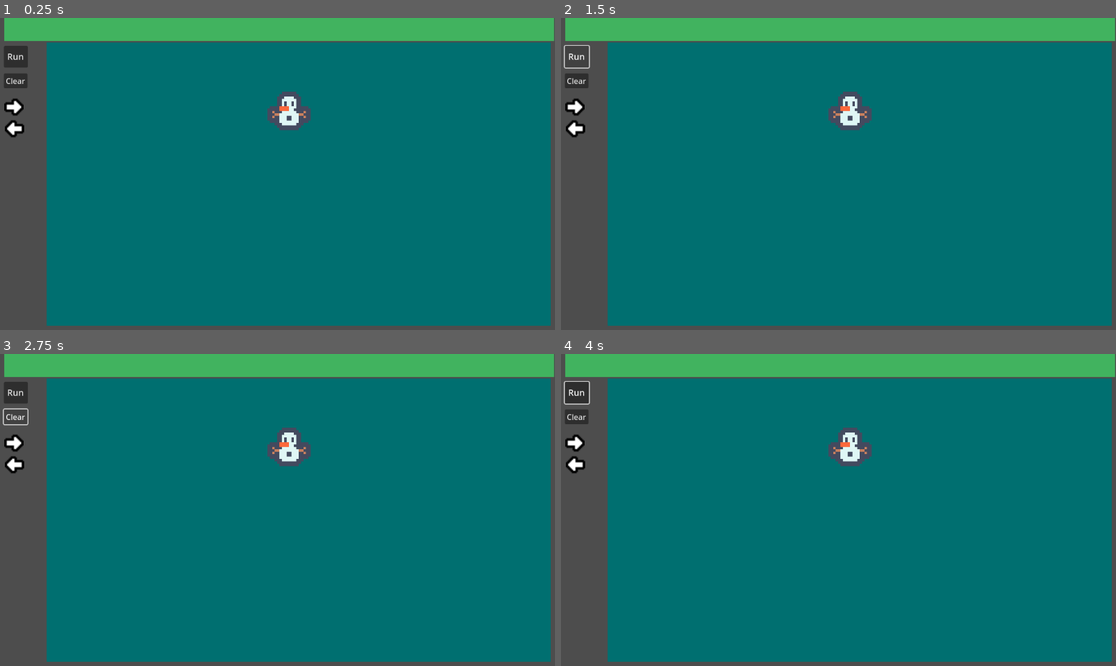
Above: before the commit, frames 1-4 (two rows, left to right).
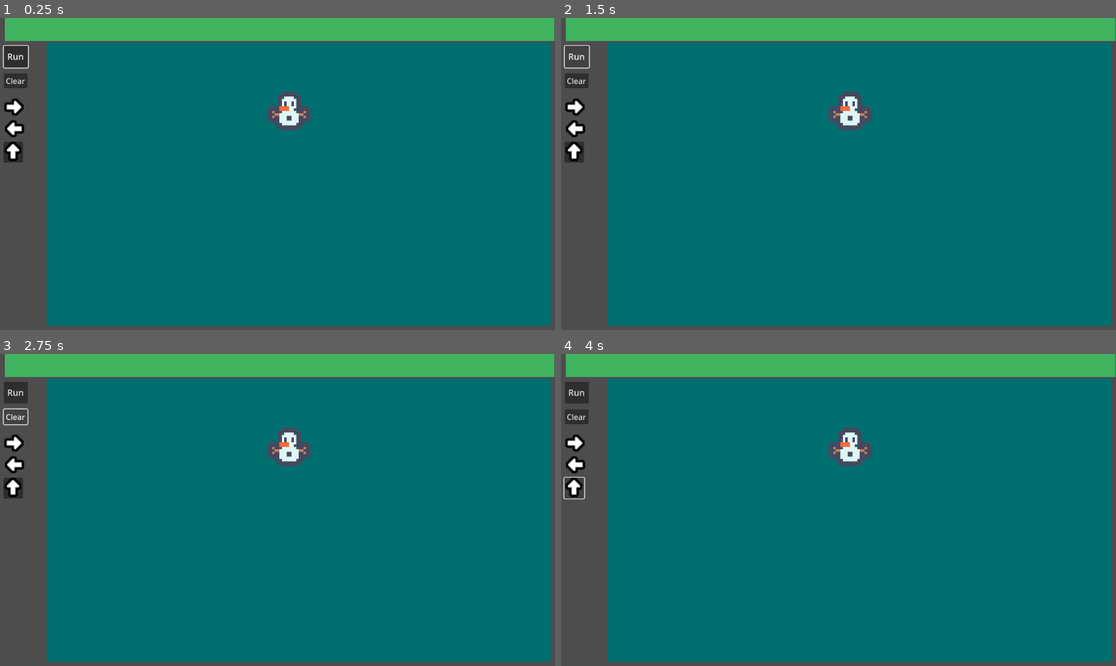
Above: after the commit, the same moments.

Repository: HumaidEbrahim/Arcademia
Game: Godot game, scene res://scenes/TestLevel.tscn
The game is run twice, just before and just after one commit, with the same random seed, the same clock (stepped at 60 frames per second) and the same inputs. Before the commit the project has no main scene; this scene is started directly in both runs.
Inputs (mouse positions are in pixels of both pictures, inside the frame that each line leads up to):
- Up to frame 1 (0.25 s): no input
- Up to frame 2 (1.5 s): click (572, 152) at 0.52 s; click "Run" at 1.25 s
- Up to frame 3 (2.75 s): click "Clear" at 2 s
- Up to frame 4 (4 s): click "Run" at 2.75 s; click (572, 488) at 3.52 s

The runs differ from the first frame. In frame 1, 0.3% of the frame differs, in the area x 0-100%, y 0-47%; in frame 2, 0.2%; in frame 3, 0.2%; in frame 4, 0.3%.

Commit message:
This is for testing
Testing for merge conflicts

Diff:
--- a/arcademia_puzzle_blocks/project.godot
+++ b/arcademia_puzzle_blocks/project.godot
@@ -11,8 +11,37 @@
 [application]
 
 config/name="Arcademia (WE THE GOOD TEAM!)"
+run/main_scene="uid://c0pq6srqqrr8e"
 config/features=PackedStringArray("4.4", "GL Compatibility")
 config/icon="res://icon.svg"
+
+[input]
+
+move_left={
+"deadzone": 0.2,
+"events": [Object(InputEventKey,"resource_local_to_scene":false,"resource_name":"","device":-1,"window_id":0,"alt_pressed":false,"shift_pressed":false,"ctrl_pressed":false,"meta_pressed":false,"pressed":false,"keycode":0,"physical_keycode":4194319,"key_label":0,"unicode":0,"location":0,"echo":false,"script":null)
+]
+}
+move_right={
+"deadzone": 0.2,
+"events": [Object(InputEventKey,"resource_local_to_scene":false,"resource_name":"","device":-1,"window_id":0,"alt_pressed":false,"shift_pressed":false,"ctrl_pressed":false,"meta_pressed":false,"pressed":false,"keycode":0,"physical_keycode":4194321,"key_label":0,"unicode":0,"location":0,"echo":false,"script":null)
+]
+}
+move_up={
+"deadzone": 0.2,
+"events": [Object(InputEventKey,"resource_local_to_scene":false,"resource_name":"","device":-1,"window_id":0,"alt_pressed":false,"shift_pressed":false,"ctrl_pressed":false,"meta_pressed":false,"pressed":false,"keycode":0,"physical_keycode":4194320,"key_label":0,"unicode":0,"location":0,"echo":false,"script":null)
+]
+}
+move_down={
+"deadzone": 0.2,
+"events": [Object(InputEventKey,"resource_local_to_scene":false,"resource_name":"","device":-1,"window_id":0,"alt_pressed":false,"shift_pressed":false,"ctrl_pressed":false,"meta_pressed":false,"pressed":false,"keycode":0,"physical_keycode":4194322,"key_label":0,"unicode":0,"location":0,"echo":false,"script":null)
+]
+}
+execute={
+"deadzone": 0.2,
+"events": [Object(InputEventKey,"resource_local_to_scene":false,"resource_name":"","device":-1,"window_id":0,"alt_pressed":false,"shift_pressed":false,"ctrl_pressed":false,"meta_pressed":false,"pressed":false,"keycode":0,"physical_keycode":65,"key_label":0,"unicode":97,"location":0,"echo":false,"script":null)
+]
+}
 
 [rendering]
 
--- a/arcademia_puzzle_blocks/scenes/DragUI.tscn
+++ b/arcademia_puzzle_blocks/scenes/DragUI.tscn
@@ -64,6 +64,7 @@
 
 [node name="RunButton" type="Button" parent="."]
 texture_filter = 1
+layout_mode = 0
 offset_left = 6.0
 offset_top = 102.0
 offset_right = 56.0
@@ -72,6 +73,7 @@
 text = "Run"
 
 [node name="ClearButton" type="Button" parent="."]
+layout_mode = 0
 offset_left = 6.0
 offset_top = 60.0
 offset_right = 55.0
--- a/arcademia_puzzle_blocks/scenes/TestLevel.tscn
+++ b/arcademia_puzzle_blocks/scenes/TestLevel.tscn
@@ -1,6 +1,8 @@
-[gd_scene load_steps=3 format=3 uid="uid://c0pq6srqqrr8e"]
+[gd_scene load_steps=5 format=3 uid="uid://c0pq6srqqrr8e"]
 
+[ext_resource type="Script" uid="uid://eaxrt576ev67" path="res://scripts/block.gd" id="2_8xg12"]
 [ext_resource type="PackedScene" uid="uid://cdyjx1lq246es" path="res://scenes/character.tscn" id="2_i6x8u"]
+[ext_resource type="Texture2D" uid="uid://bvues1j4kaau2" path="res://kenney_cursor-pixel-pack/Tiles/tile_0070.png" id="3_5n3yh"]
 [ext_resource type="PackedScene" uid="uid://byciiqh3e5fa4" path="res://scenes/DragUI.tscn" id="3_8xg12"]
 
 [node name="TestLevel" type="Node2D"]
@@ -12,6 +14,31 @@
 
 [node name="MoveLeftBlock" parent="DragUi/Palette" index="1"]
 target_path = NodePath("../../../Character")
+
+[node name="Move_up" type="Control" parent="DragUi/Palette" index="2"]
+anchors_preset = 0
+offset_left = -2.0
+offset_top = 92.0
+offset_right = 38.0
+offset_bottom = 132.0
+script = ExtResource("2_8xg12")
+metadata/_custom_type_script = "uid://eaxrt576ev67"
+
+[node name="TextureRect" type="TextureRect" parent="DragUi/Palette/Move_up"]
+layout_mode = 0
+offset_right = 40.0
+offset_bottom = 40.0
+texture = ExtResource("3_5n3yh")
+
+[node name="btn_addUP" type="Button" parent="DragUi/Palette/Move_up"]
+show_behind_parent = true
+layout_mode = 0
+offset_right = 41.0
+offset_bottom = 43.0
+
+[node name="Panel" parent="DragUi/WorkspaceArea" index="0"]
+offset_left = 1.0
+offset_right = 1.0
 
 [node name="RunButton" parent="DragUi" index="2"]
 layout_mode = 0
--- a/arcademia_puzzle_blocks/scripts/BlockHandler.gd
+++ b/arcademia_puzzle_blocks/scripts/BlockHandler.gd
@@ -15,6 +15,7 @@
 	# Connect UI buttons
 	run_button.pressed.connect(run_sequence)
 	clear_button.pressed.connect(clear_workspace)
+	run_button.grab_focus()
 
 # --- Start execution of block sequence ---
 func run_sequence() -> void:
